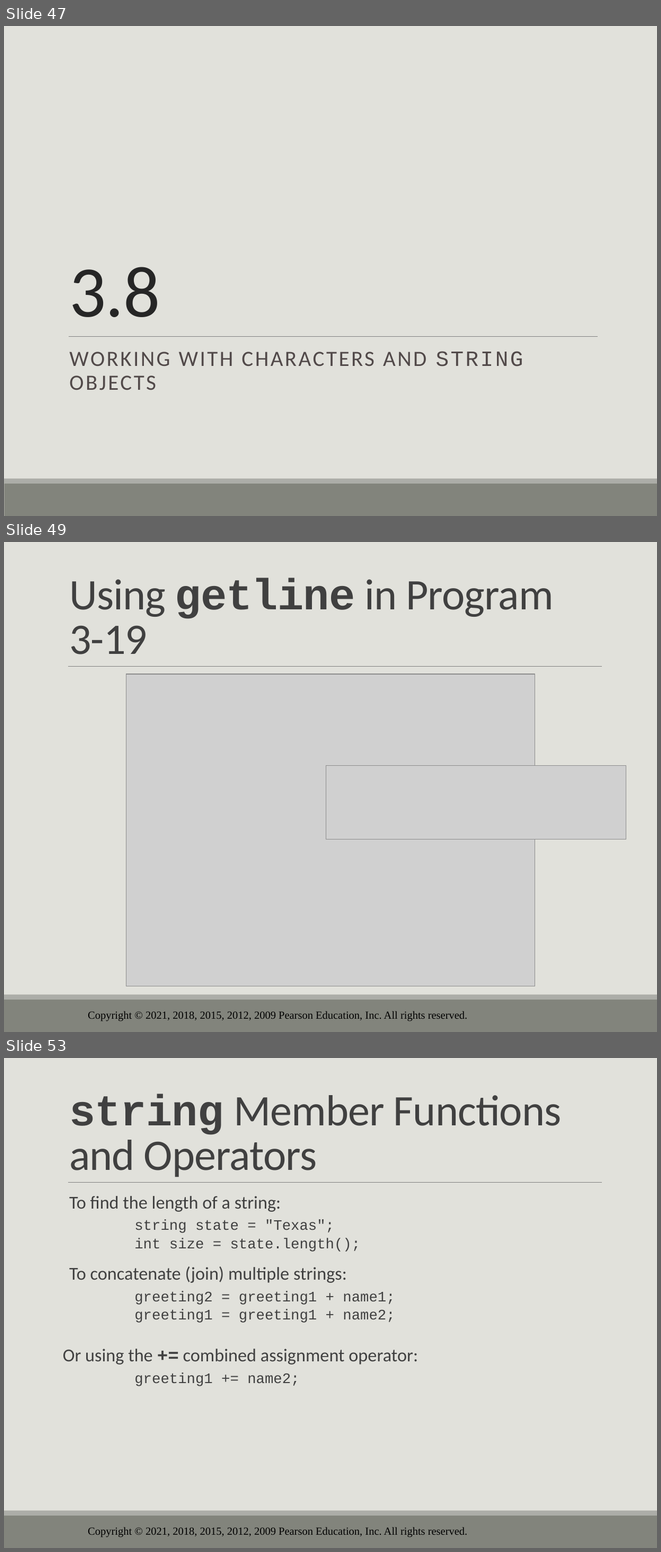
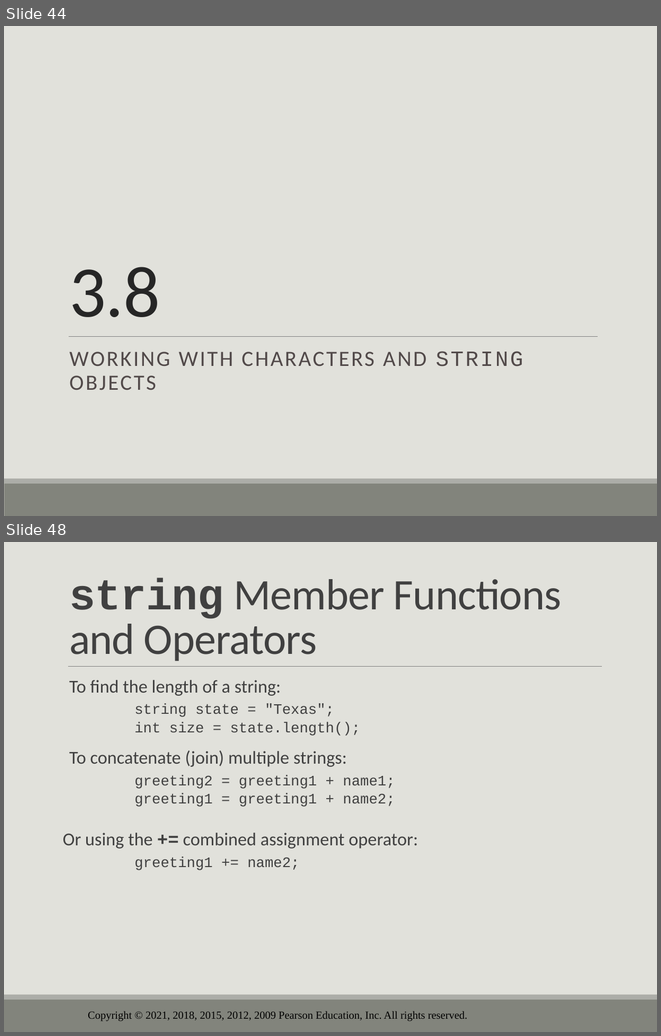
Before and after one commit to drolsonmi/eng1400, a slide deck: 1400_03_Expressions and Interactivity.pptx. Shown one above the other, each under a label of ours: slides 47, 49 and 53 before the commit, slides 44 and 48 after it; the slides between them are not shown. The pictures are 661x1552 and 661x1036 pixels, drawn with LibreOffice and Linux fonts; fonts in the diff are those of the drawing; grey boxes stand for pictures; background and template pictures are left out. Boxes give left, top, right and bottom in pixels: in the first picture for what was removed or moved away, otherwise in the second. Text is boxed around its words. In the diff, an @@ line names an element or a change of style, - is before the commit and + after.

```diff
--- a/1400_03_Expressions and Interactivity.pptx
+++ b/1400_03_Expressions and Interactivity.pptx
@@ slide 49 removed at <box>4,542,657,1032</box>, background #E1E1DB; not listed: 4 template elements that a slide beside it also shows @@
@@ title removed at <box>69,578,553,654</box> @@
-Using getline in Program 3-19
@@ picture removed at <box>126,674,535,986</box> @@
@@ picture removed at <box>326,765,626,839</box> @@
@@ what was slide 47 is now slide 44 @@
@@ what was slide 53 is now slide 48 @@
```
Also in this commit, not shown: 8 slides changed, 1 slide added, 5 other slides removed, 5 other files.
